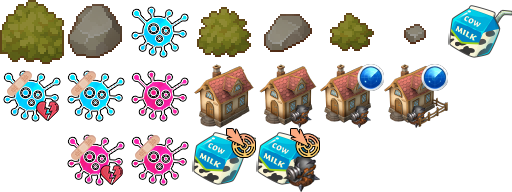
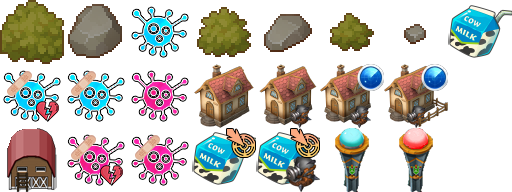
The second 512x192 image is a revision of the first. Changes to its layers:
added group "WaveTurret" (1st of 2) with 2 layers above "LaserTurret" over 399, 128, 433, 192
added layer "Lava" in group "WaveTurret" over 403, 128, 428, 149
added layer "WaveTurret" (2nd of 2, in "WaveTurret") in group "WaveTurret" over 399, 128, 433, 192
added layer "LaserTurret" above "Turret" over 335, 128, 369, 192
added layer "Turret" above "VillageCannonRadar" over 7, 128, 57, 192
painted on "broken-heart" (1st of 2, in "BacteriaPinkCriticalDamaged") over 100, 165, 123, 186
painted on "broken-heart" (2nd of 2, in "BacteriaBlueCriticalDamaged") over 36, 101, 59, 122
